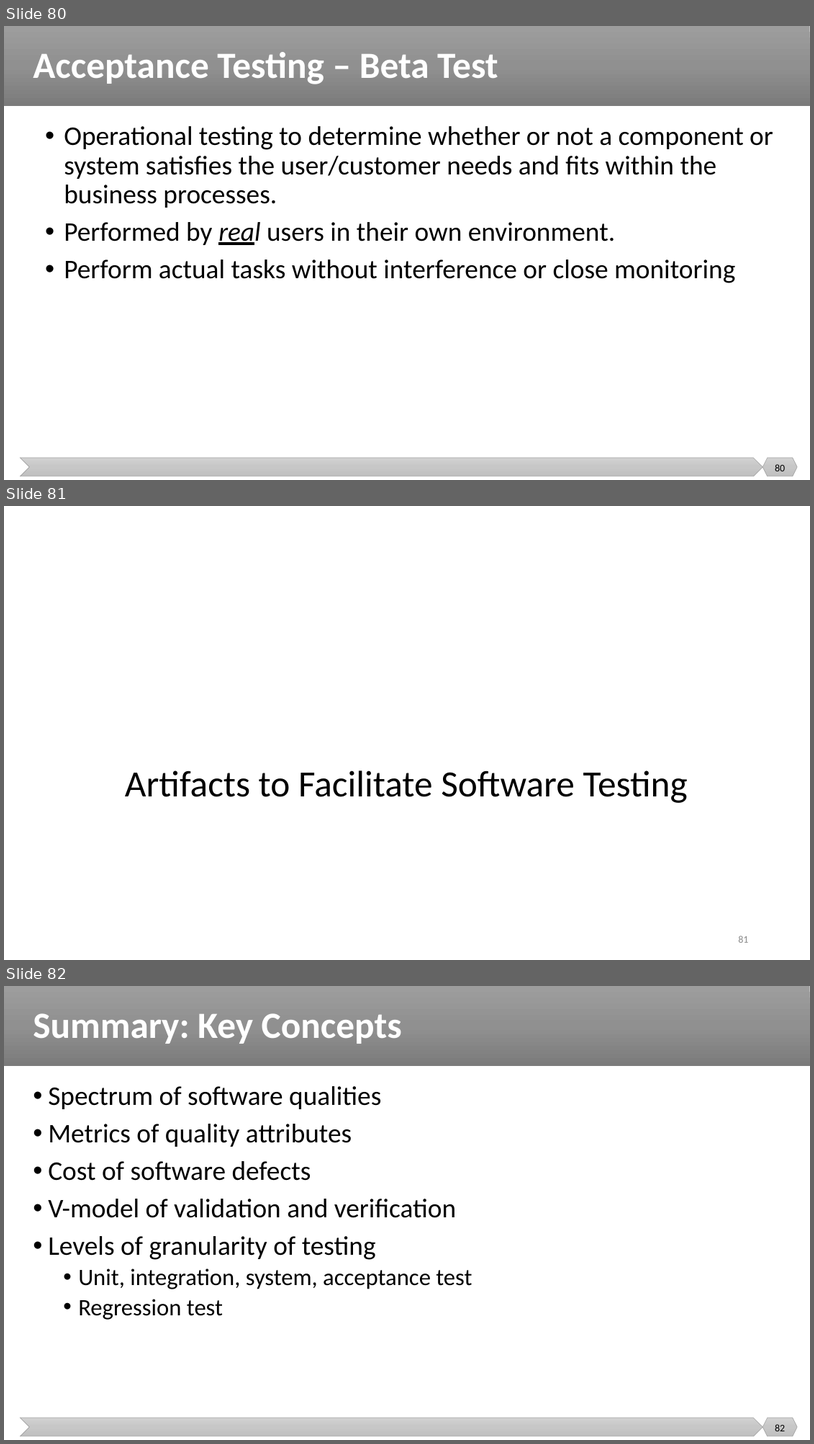
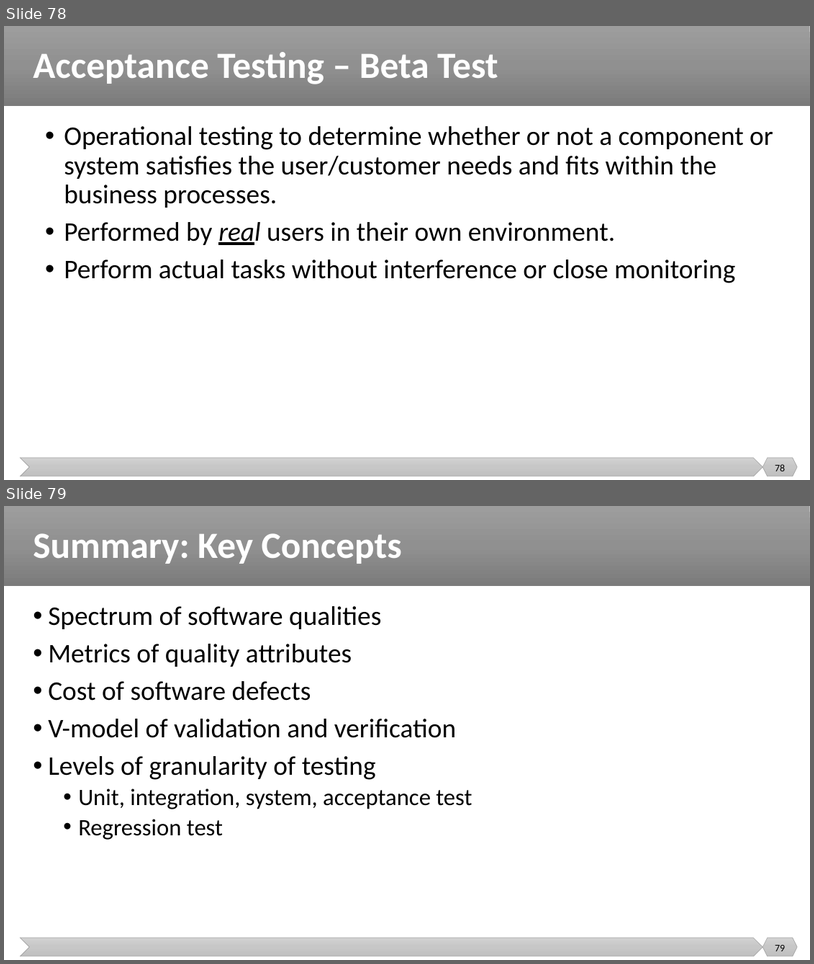
Before and after one commit to malenezi/malenezi, a slide deck: SE401/Lectures/2-Software Quality/Software Quality.pptx. Shown one above the other, each under a label of ours: slides 80, 81 and 82 before the commit, slides 78 and 79 after it. The pictures are 814x1444 and 814x964 pixels, drawn with LibreOffice and Linux fonts; fonts in the diff are those of the drawing. Boxes give left, top, right and bottom in pixels: in the first picture for what was removed or moved away, otherwise in the second. Text is boxed around its words. In the diff, an @@ line names an element or a change of style, - is before the commit and + after.

```diff
--- a/SE401/Lectures/2-Software Quality/Software Quality.pptx
+++ b/SE401/Lectures/2-Software Quality/Software Quality.pptx
@@ slide 81 removed at <box>4,506,810,960</box>, background #FFFFFF @@
@@ title removed at <box>125,770,688,803</box> @@
-Artifacts to Facilitate Software Testing
@@ page number removed at <box>738,935,748,942</box> @@
-81
@@ what was slide 80 is now slide 78 @@
@@ page number at <box>775,464,785,471</box>: text changed @@
-80
+78
@@ what was slide 82 is now slide 79 @@
@@ page number at <box>775,944,785,951</box>: text changed @@
-82
+79
```
Also in this commit, not shown: 4 slides changed, 2 other slides removed, 2 other files.
